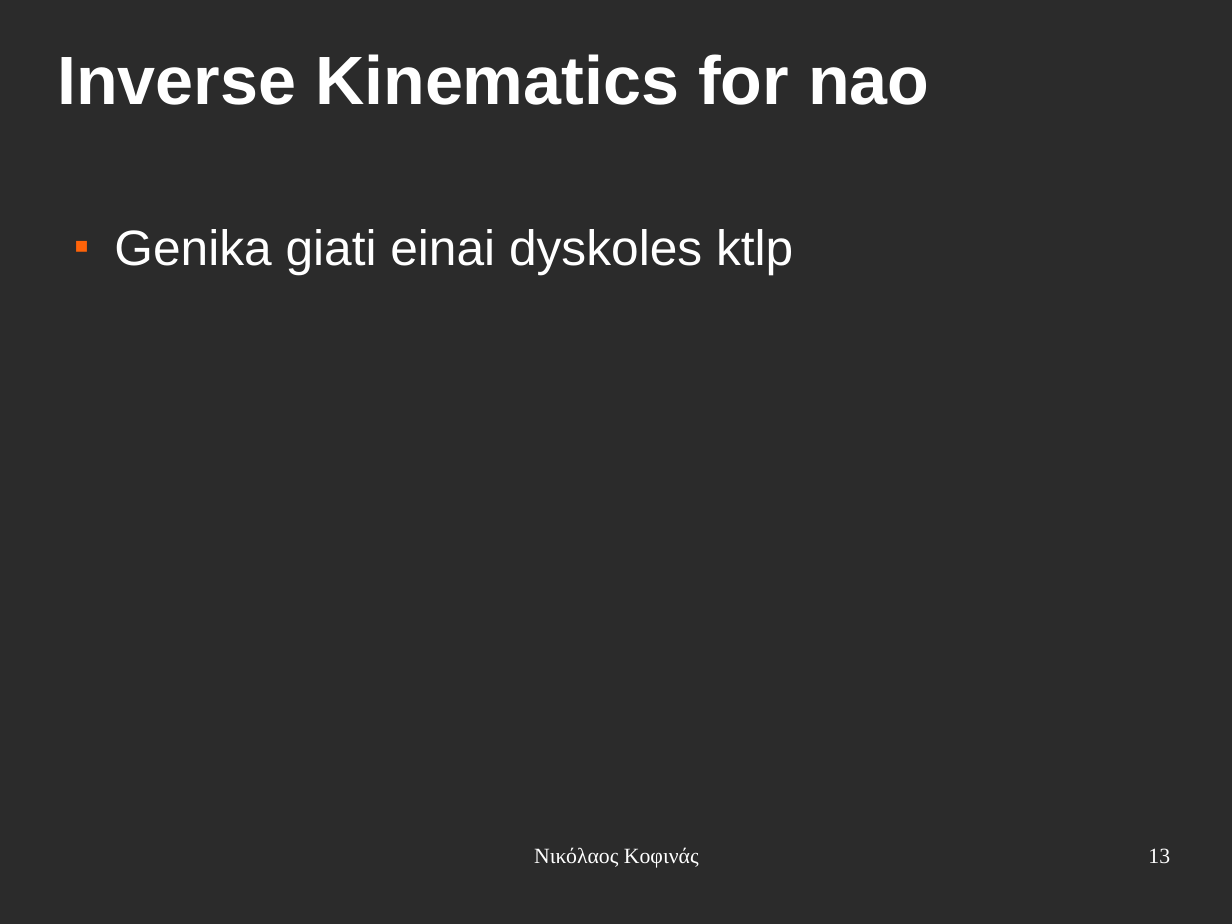
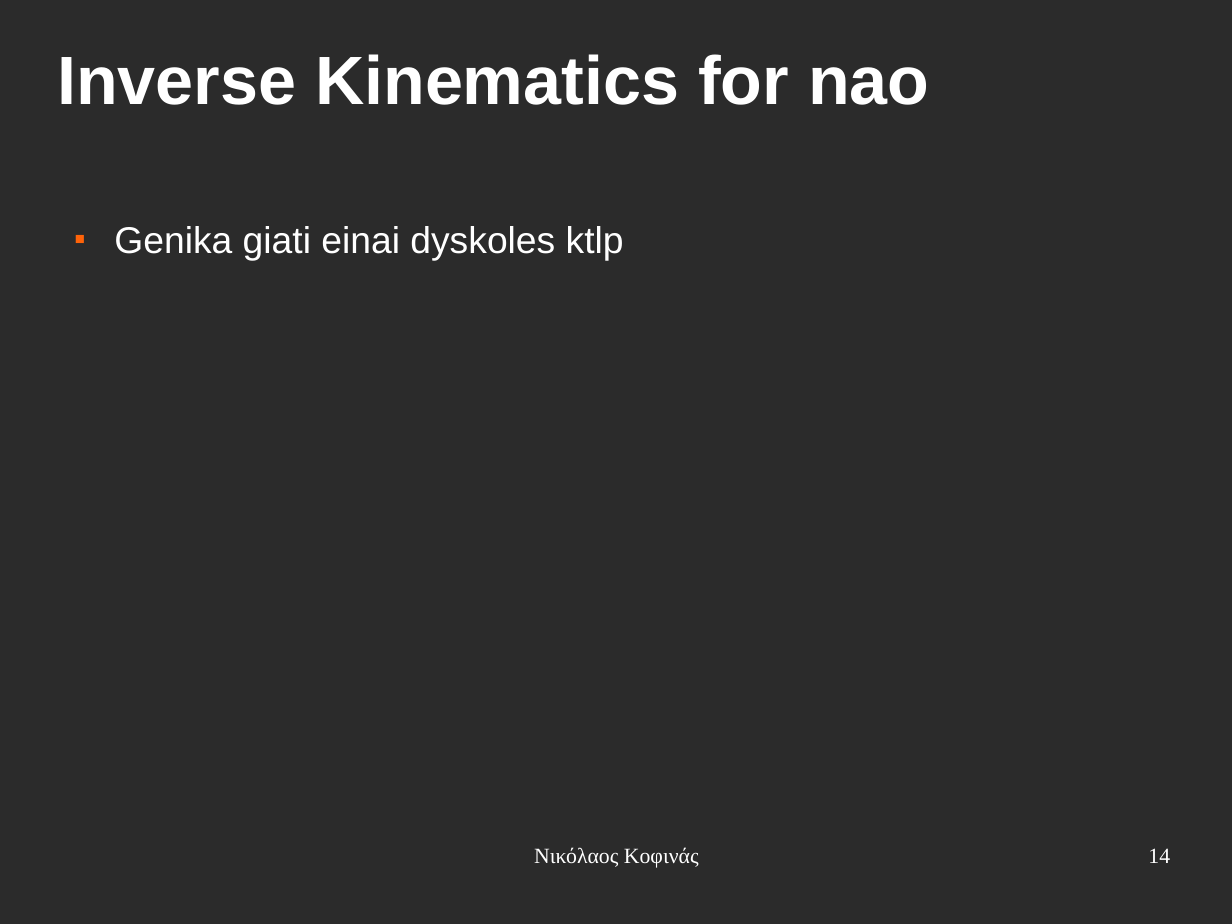
Before and after one commit to eldr4d/MyThesis, a slide deck: slide 14 of presentation.odp (slide 13 before the commit). Drawn at 1232x924 pixels with LibreOffice and Linux fonts; fonts in the diff are those of the drawing; background and template pictures are left out; a plain dark background stands for a picture behind light text. Boxes give left, top, right and bottom in pixels: in the first picture for what was removed or moved away, otherwise in the second. Text is boxed around its words. In the diff, an @@ line names an element or a change of style, - is before the commit and + after.

```diff
--- a/presentation.odp
+++ b/presentation.odp
@@ text "Genika giati einai dyskoles ktlp" at (114, 226, 624, 261): size 32 to 24 pt @@
@@ page number at (1148, 848, 1170, 863): text changed @@
-13
+14
```
Also in this commit, not shown: 7 other slides changed, 4 slides added.
